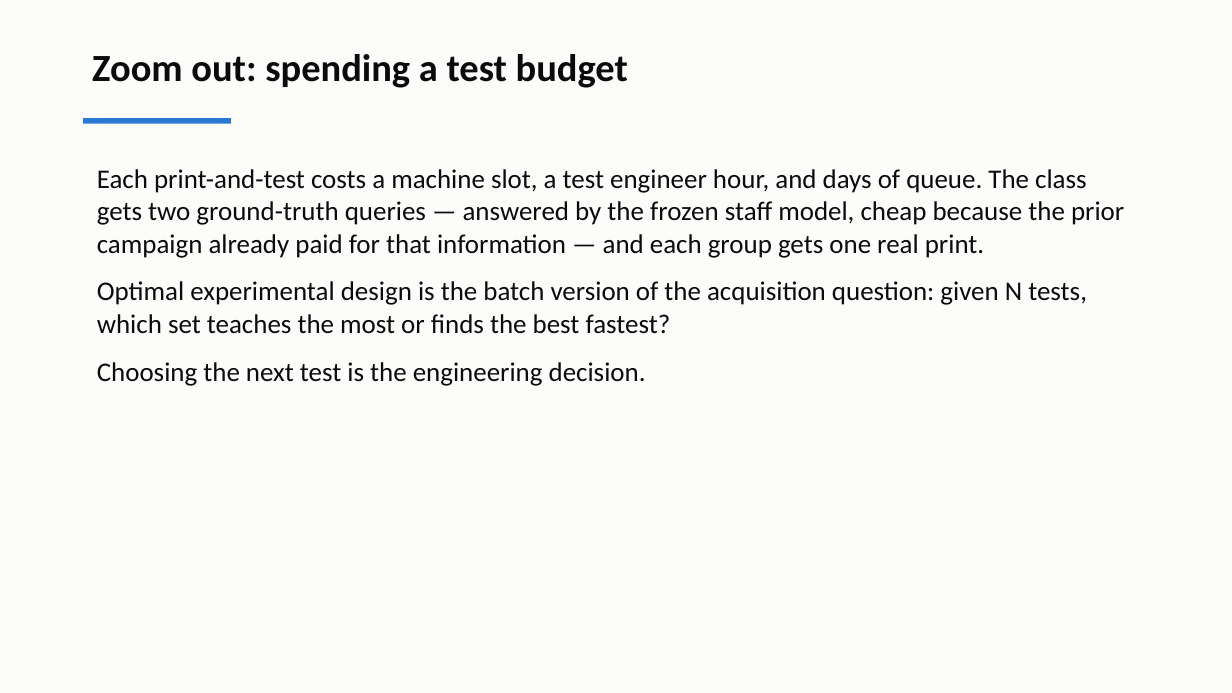
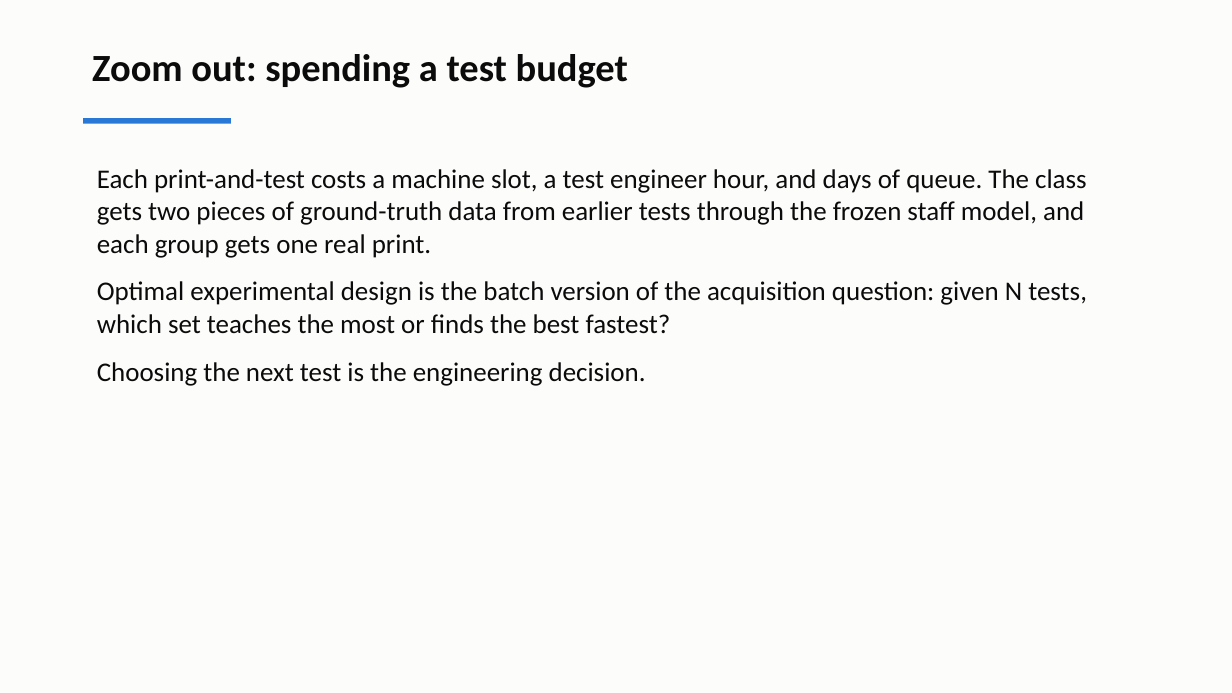
Before and after one commit to andrewvoss8-boop/core-me-data-science-activities-public, a slide deck: slide 17 of me323/Module1_drafts/ME323_Module1_Lecture2.pptx. Drawn at 1232x693 pixels with LibreOffice and Linux fonts; fonts in the diff are those of the drawing. Boxes give left, top, right and bottom in pixels: in the first picture for what was removed or moved away, otherwise in the second. Text is boxed around its words. In the diff, an @@ line names an element or a change of style, - is before the commit and + after.

```diff
--- a/me323/Module1_drafts/ME323_Module1_Lecture2.pptx
+++ b/me323/Module1_drafts/ME323_Module1_Lecture2.pptx
@@ text at box(97, 169, 1087, 258): text changed @@
-Each print-and-test costs a machine slot, a test engineer hour, and days of queue. The class gets two ground-truth queries — answered by the frozen staff model, cheap because the prior campaign already paid for that information — and each group gets one real print.
+Each print-and-test costs a machine slot, a test engineer hour, and days of queue. The class gets two pieces of ground-truth data from earlier tests through the frozen staff model, and each group gets one real print.
```
Also in this commit, not shown: 10 other slides changed, 6 slides added, 5 slides removed, 9 other files.
